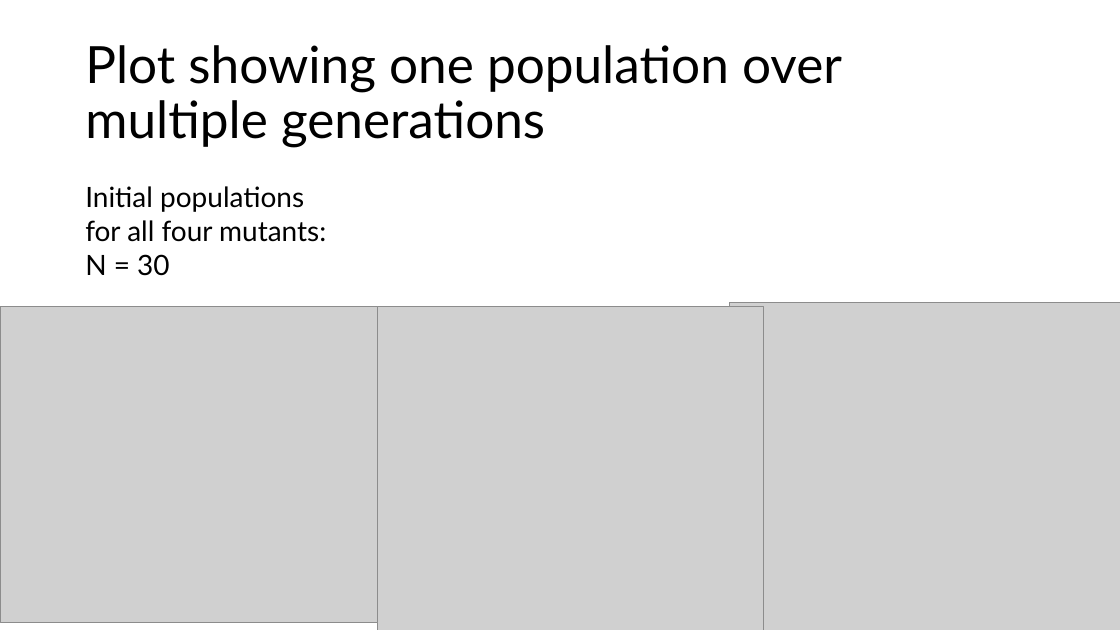
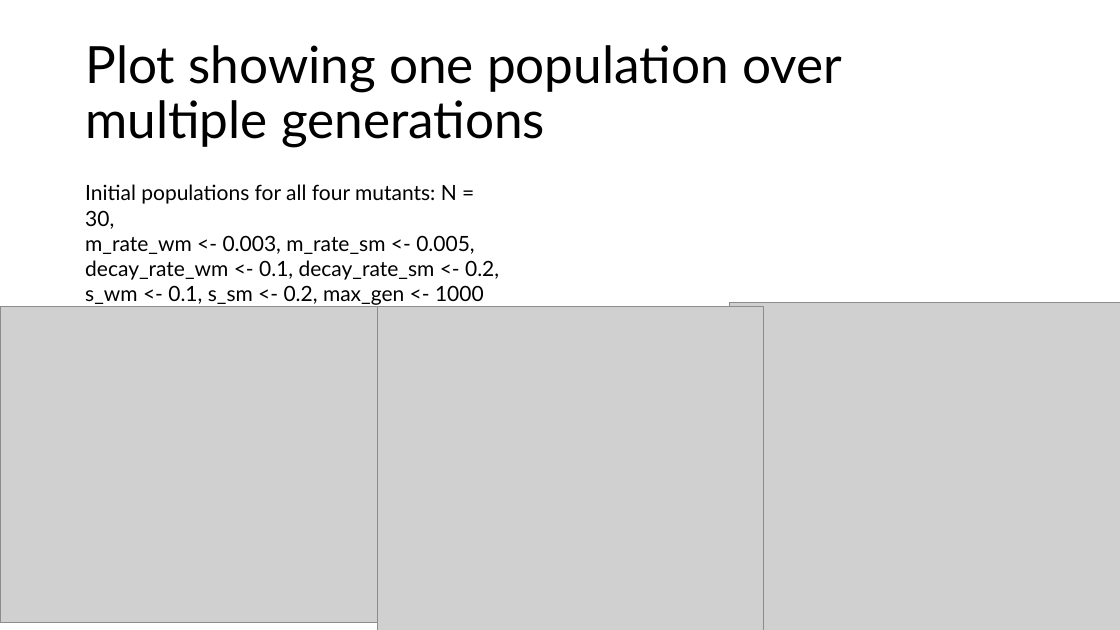
Before and after one commit to Julia-Eggenschwiler/THEEproject_Jaelle_Julia, a slide deck: slide 7 of THEE_project.pptx. Drawn at 1120x630 pixels with LibreOffice and Linux fonts; fonts in the diff are those of the drawing; grey boxes stand for pictures. Boxes give left, top, right and bottom in pixels: in the first picture for what was removed or moved away, otherwise in the second. Text is boxed around its words. In the diff, an @@ line names an element or a change of style, - is before the commit and + after.

```diff
--- a/THEE_project.pptx
+++ b/THEE_project.pptx
@@ text at [85, 184, 499, 305]: text changed; size 24 to 18 pt @@
-Initial populations for all four mutants: N = 30
+Initial populations for all four mutants: N = 30,
+m_rate_wm <- 0.003, m_rate_sm <- 0.005, decay_rate_wm <- 0.1, decay_rate_sm <- 0.2, s_wm <- 0.1, s_sm <- 0.2, max_gen <- 1000
```
Also in this commit, not shown: 1 other slide changed.
